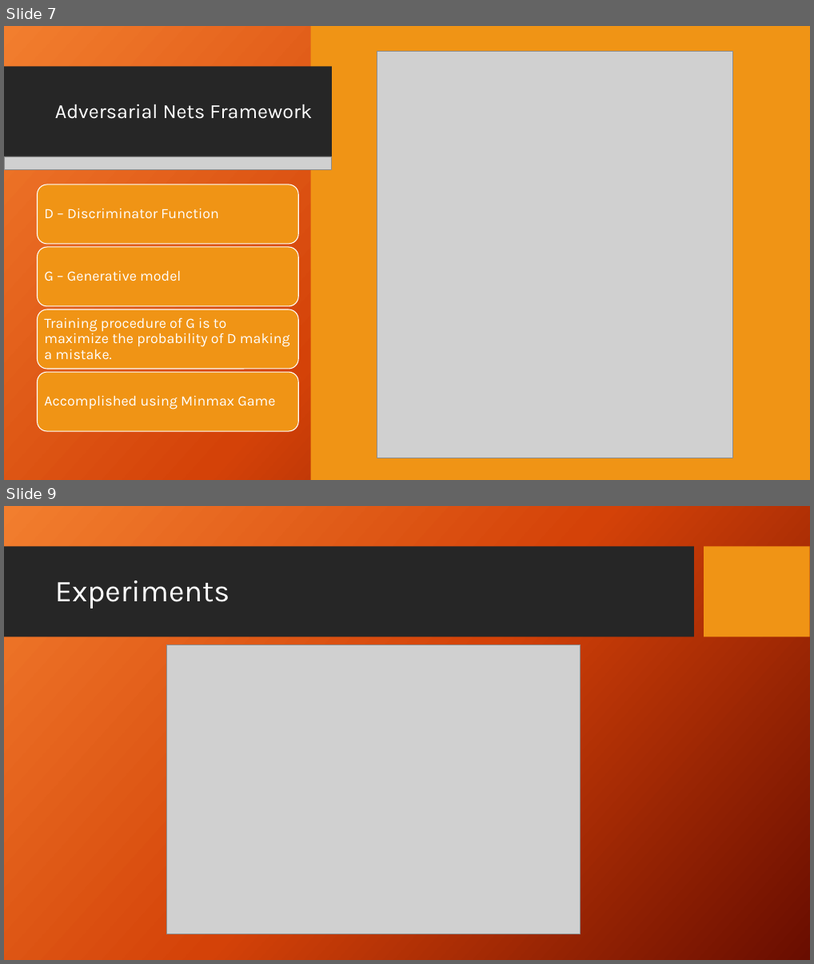
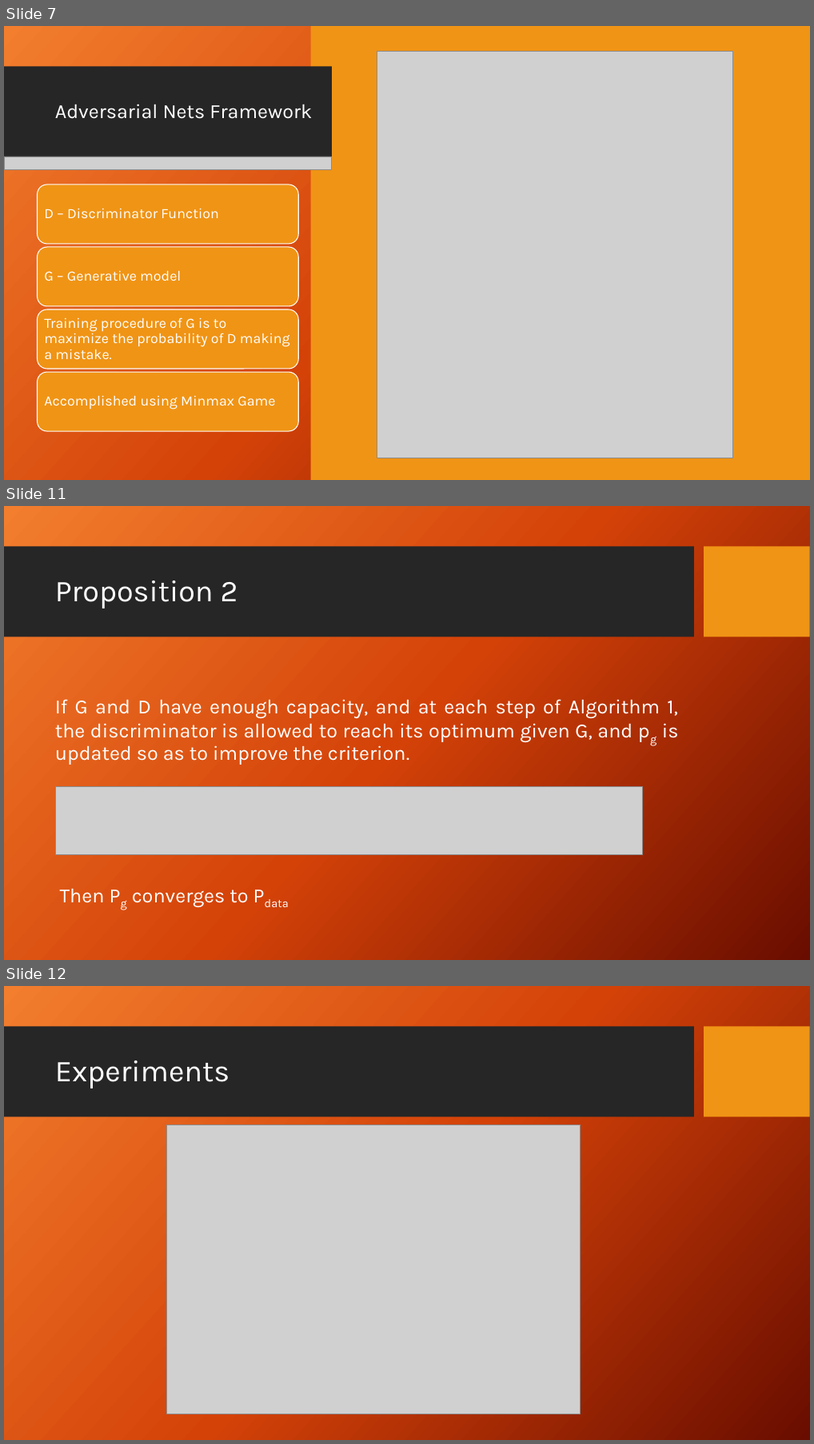
Before and after one commit to agx01/gans_presentation, a slide deck: GANs_Presentation.pptx. Shown one above the other, each under a label of ours: slides 7 and 9 before the commit, slides 7, 11 and 12 after it; the slides between them are not shown. The pictures are 814x964 and 814x1444 pixels, drawn with LibreOffice and Linux fonts; fonts in the diff are those of the drawing; grey boxes stand for pictures; background and template pictures are left out. Boxes give left, top, right and bottom in pixels: in the first picture for what was removed or moved away, otherwise in the second. Text is boxed around its words. In the diff, an @@ line names an element or a change of style, - is before the commit and + after.

```diff
--- a/GANs_Presentation.pptx
+++ b/GANs_Presentation.pptx
@@ slide 11 added at (x1=4, y1=506, x2=810, y2=960), background picture (left out); not listed: 2 template elements that a slide beside it also shows @@
@@ title added at (x1=55, y1=580, x2=238, y2=608), 36 pt, text #FFFFFF @@
+Proposition 2
@@ text added at (x1=55, y1=699, x2=679, y2=764), 24 pt, text #FFFFFF @@
+If G and D have enough capacity, and at each step of Algorithm 1, the discriminator is allowed to reach its optimum given G, and pg is updated so as to improve the criterion.
@@ picture added at (x1=55, y1=787, x2=643, y2=855) @@
@@ text added at (x1=60, y1=888, x2=248, y2=907), 24 pt, text #FFFFFF @@
+Then Pg converges to Pdata
@@ what was slide 9 is now slide 12 @@
```
Also in this commit, not shown: 1 slide changed, 2 other slides added.
